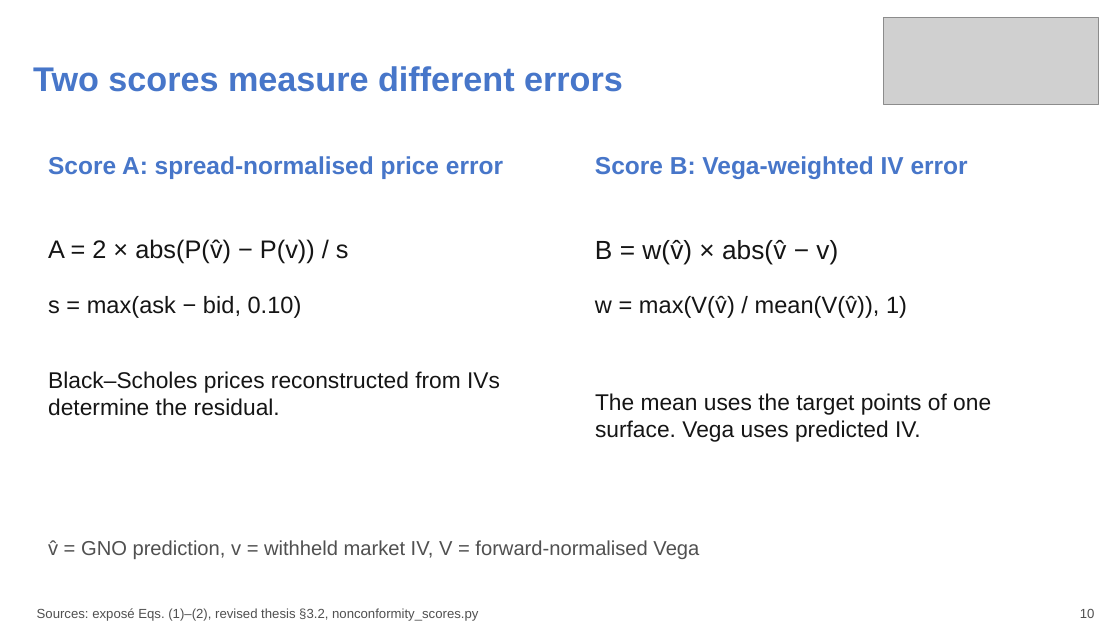
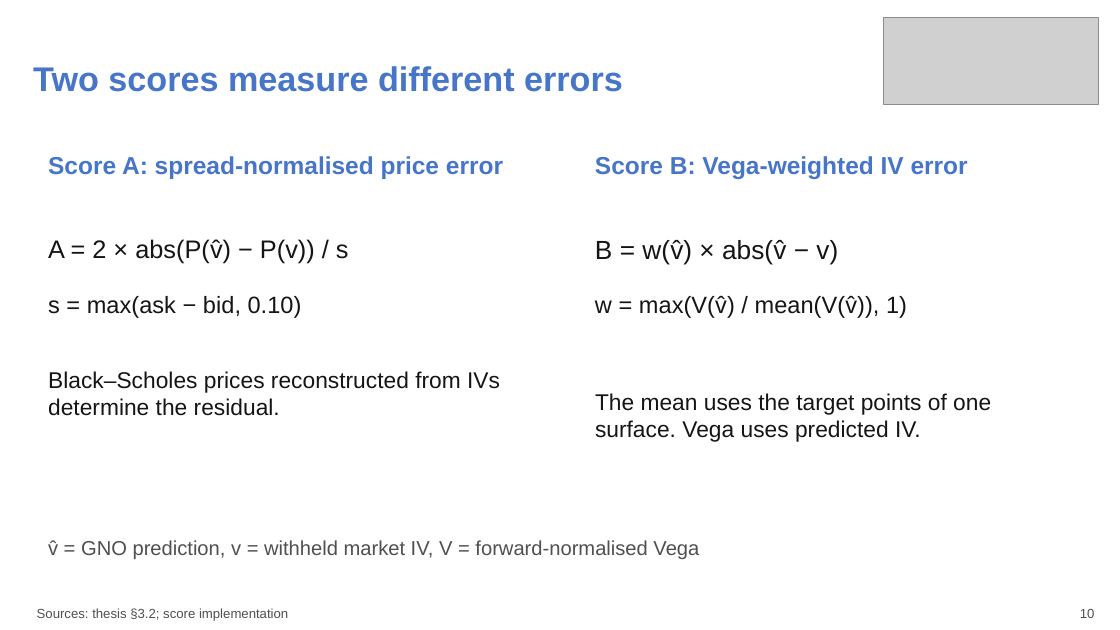
Before and after one commit to aniketnighot/conformal-prediction-thesis, a slide deck: slide 10 of presentations/thesis_defence_complete_verified.pptx. Drawn at 1120x630 pixels with LibreOffice and Linux fonts; fonts in the diff are those of the drawing; grey boxes stand for pictures. Boxes give left, top, right and bottom in pixels: in the first picture for what was removed or moved away, otherwise in the second. Text is boxed around its words. In the diff, an @@ line names an element or a change of style, - is before the commit and + after.

Commit message:
Update thesis defence presentation references and caveats

```diff
--- a/presentations/thesis_defence_complete_verified.pptx
+++ b/presentations/thesis_defence_complete_verified.pptx
@@ text at (x1=37, y1=608, x2=288, y2=621): text changed @@
-Sources: exposé Eqs. (1)–(2), revised thesis §3.2, nonconformity_scores.py
+Sources: thesis §3.2; score implementation
```
Also in this commit, not shown: 28 other slides changed.
